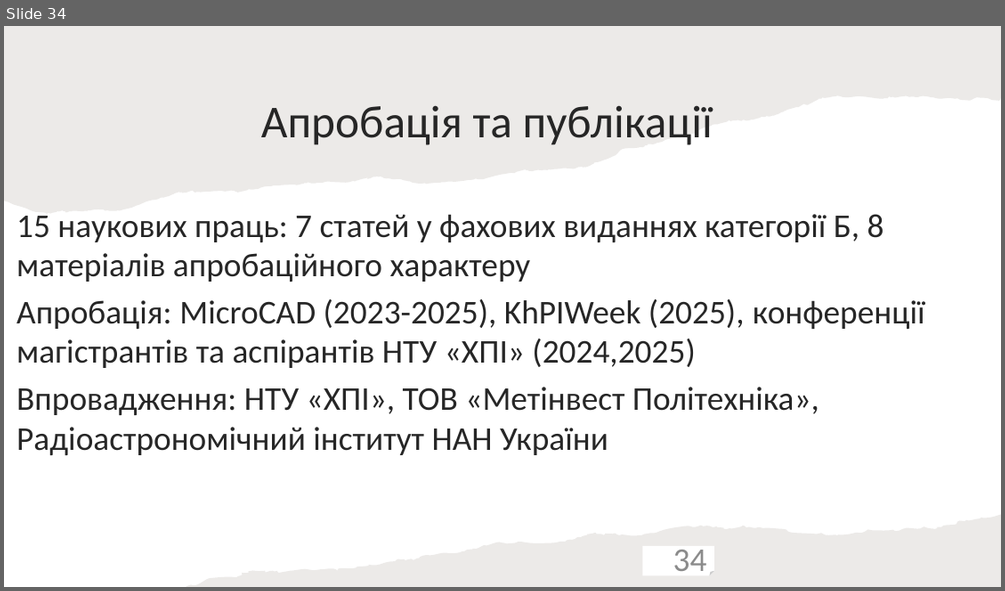
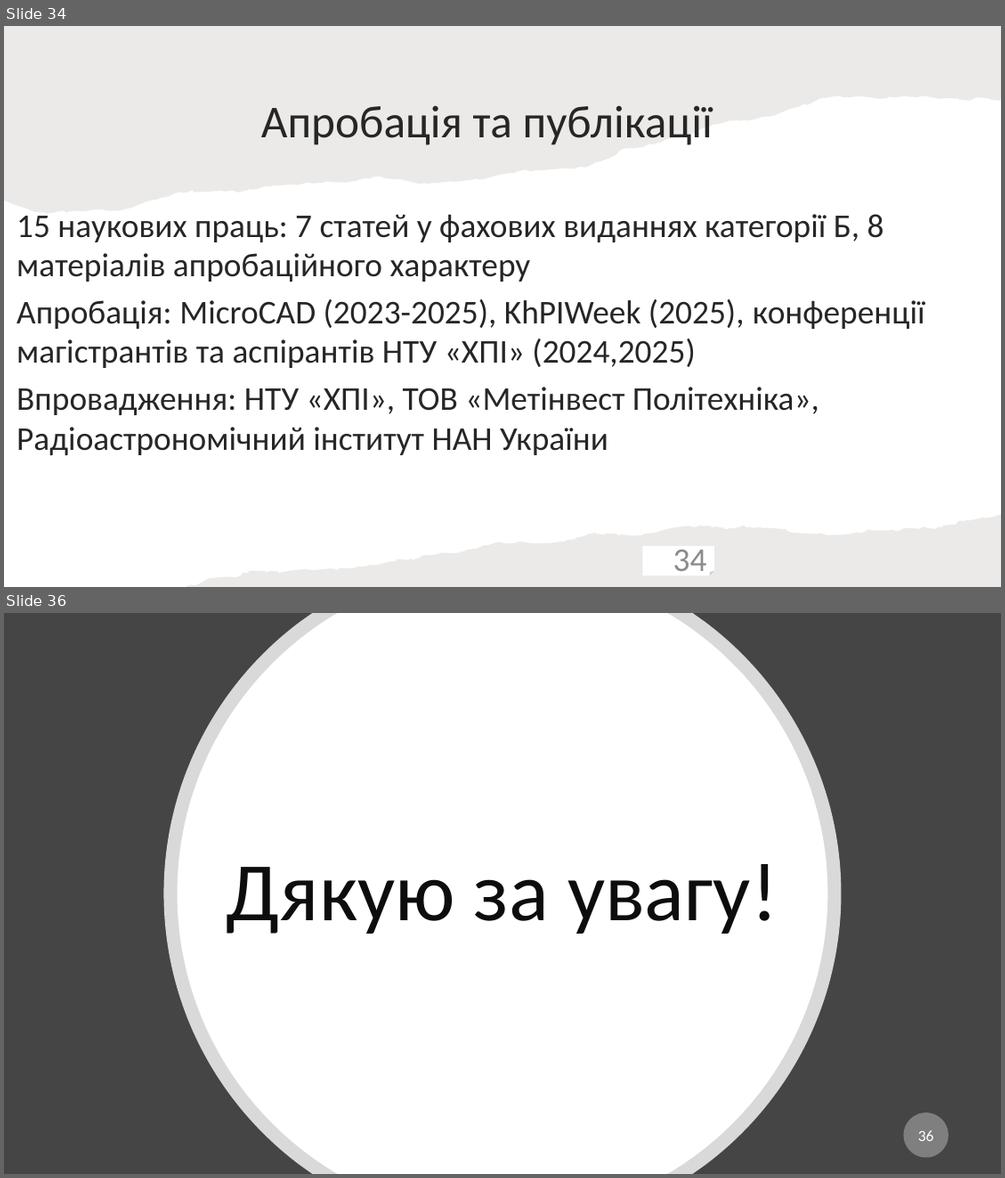
Before and after one commit to ly0wenka/dis_f, a slide deck: dissertation_Kondratov_slides.pptx. Shown one above the other, each under a label of ours: slide 34 before the commit, slides 34 and 36 after it; the slides between them are not shown. The pictures are 1005x591 and 1005x1178 pixels, drawn with LibreOffice and Linux fonts; fonts in the diff are those of the drawing. Boxes give left, top, right and bottom in pixels: in the first picture for what was removed or moved away, otherwise in the second. Text is boxed around its words. In the diff, an @@ line names an element or a change of style, - is before the commit and + after.

```diff
--- a/dissertation_Kondratov_slides.pptx
+++ b/dissertation_Kondratov_slides.pptx
@@ slide 36 added at box(4, 613, 1001, 1174), background #454545 @@
@@ freeform shape added at box(164, 613, 841, 1174), fill #FFFFFF at 80% opacity @@
@@ freeform shape added at box(178, 613, 828, 1174), fill #FFFFFF @@
@@ title added at box(226, 864, 777, 933), 80 pt, text #0D0D0D @@
+Дякую за увагу!
@@ page number added at box(904, 1112, 948, 1158), fill #7F7F7F, 15 pt, text #FFFFFF @@
+36
```
Also in this commit, not shown: 1 slide removed.
